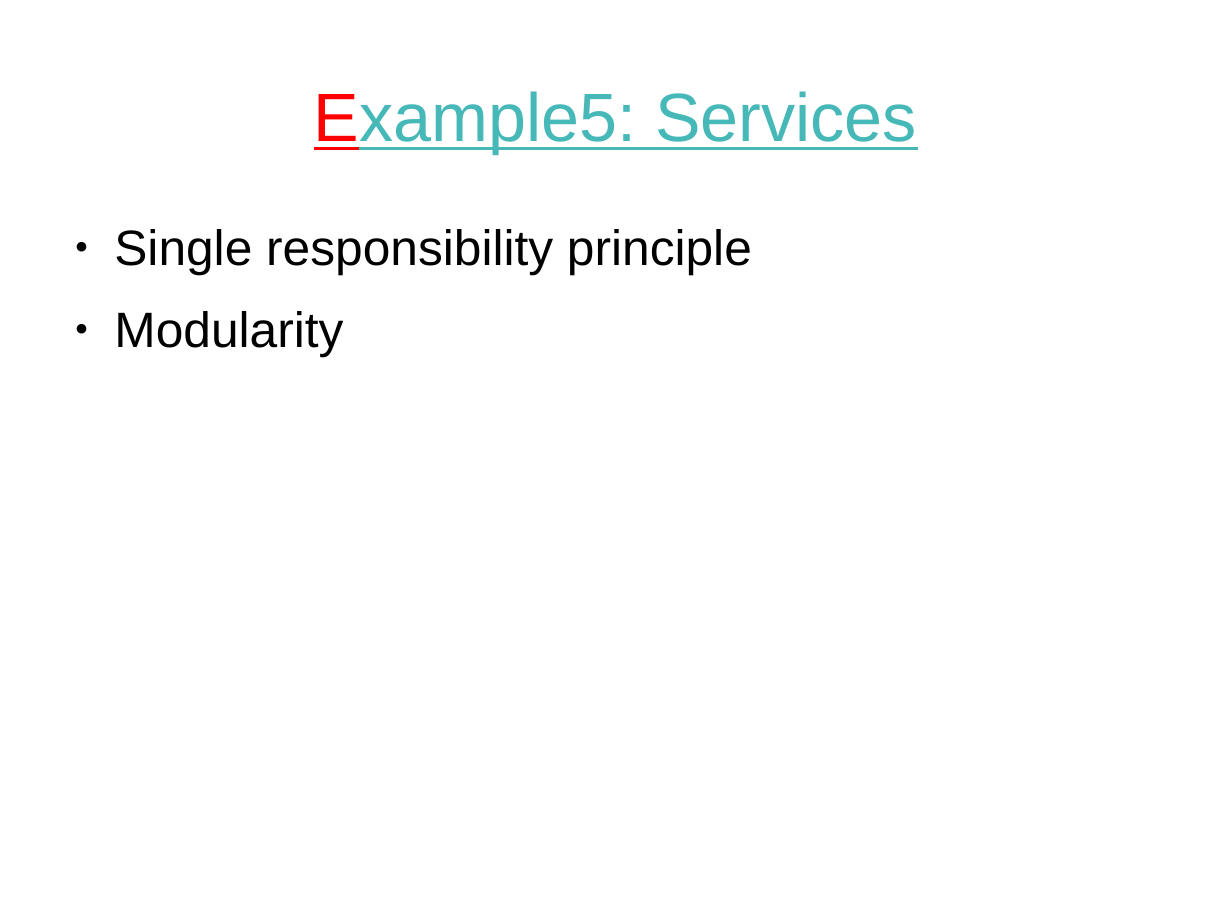
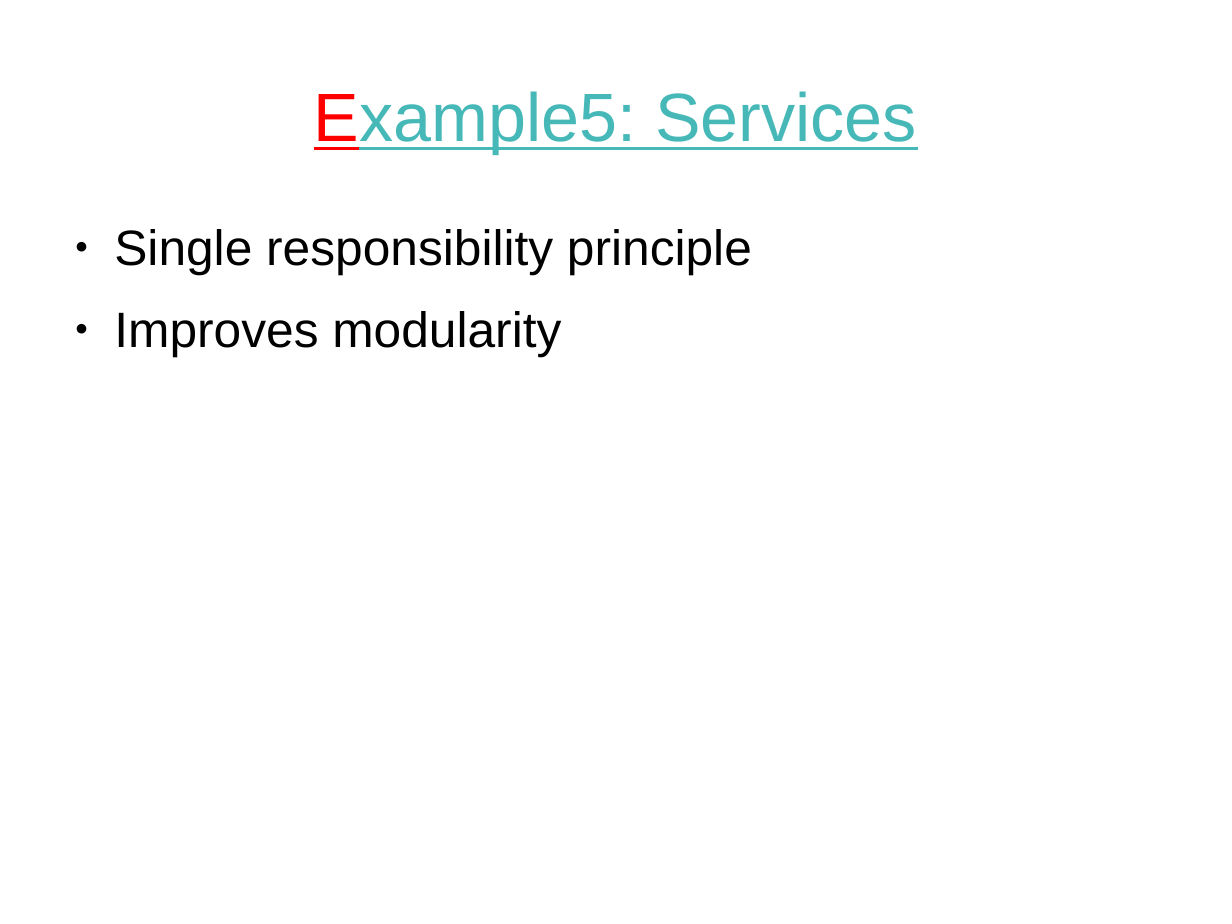
Before and after one commit to tautvilas/frameworks-lecture, a slide deck: slide 10 of doc/presentation.odp. Drawn at 1232x924 pixels with LibreOffice and Linux fonts; fonts in the diff are those of the drawing. Boxes give left, top, right and bottom in pixels: in the first picture for what was removed or moved away, otherwise in the second. Text is boxed around its words. In the diff, an @@ line names an element or a change of style, - is before the commit and + after.

```diff
--- a/doc/presentation.odp
+++ b/doc/presentation.odp
@@ text at (114,311,561,357): text changed @@
-● Modularity
+● Improves modularity
```
Also in this commit, not shown: 4 other slides changed, 1 other file.
